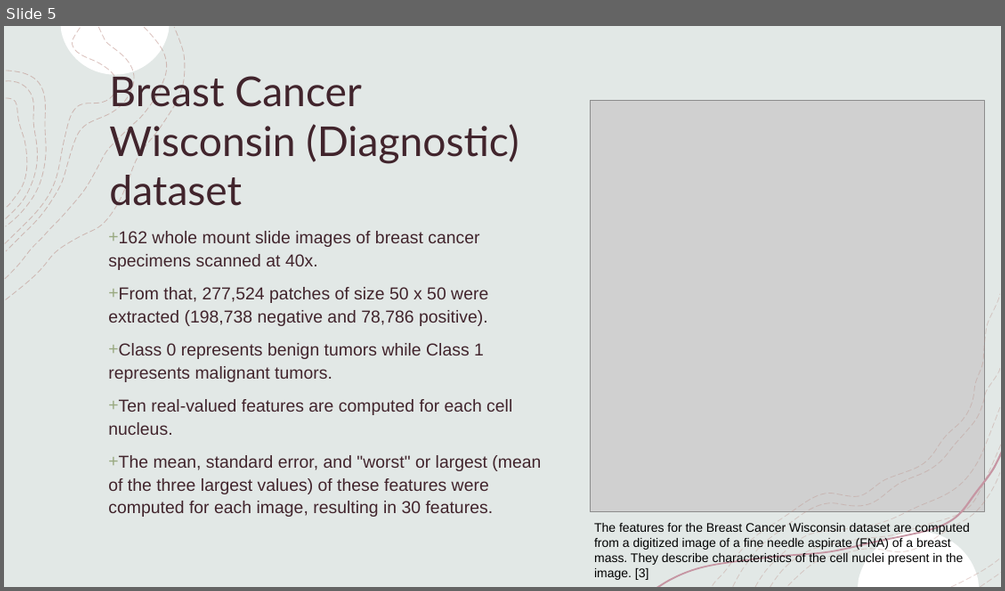
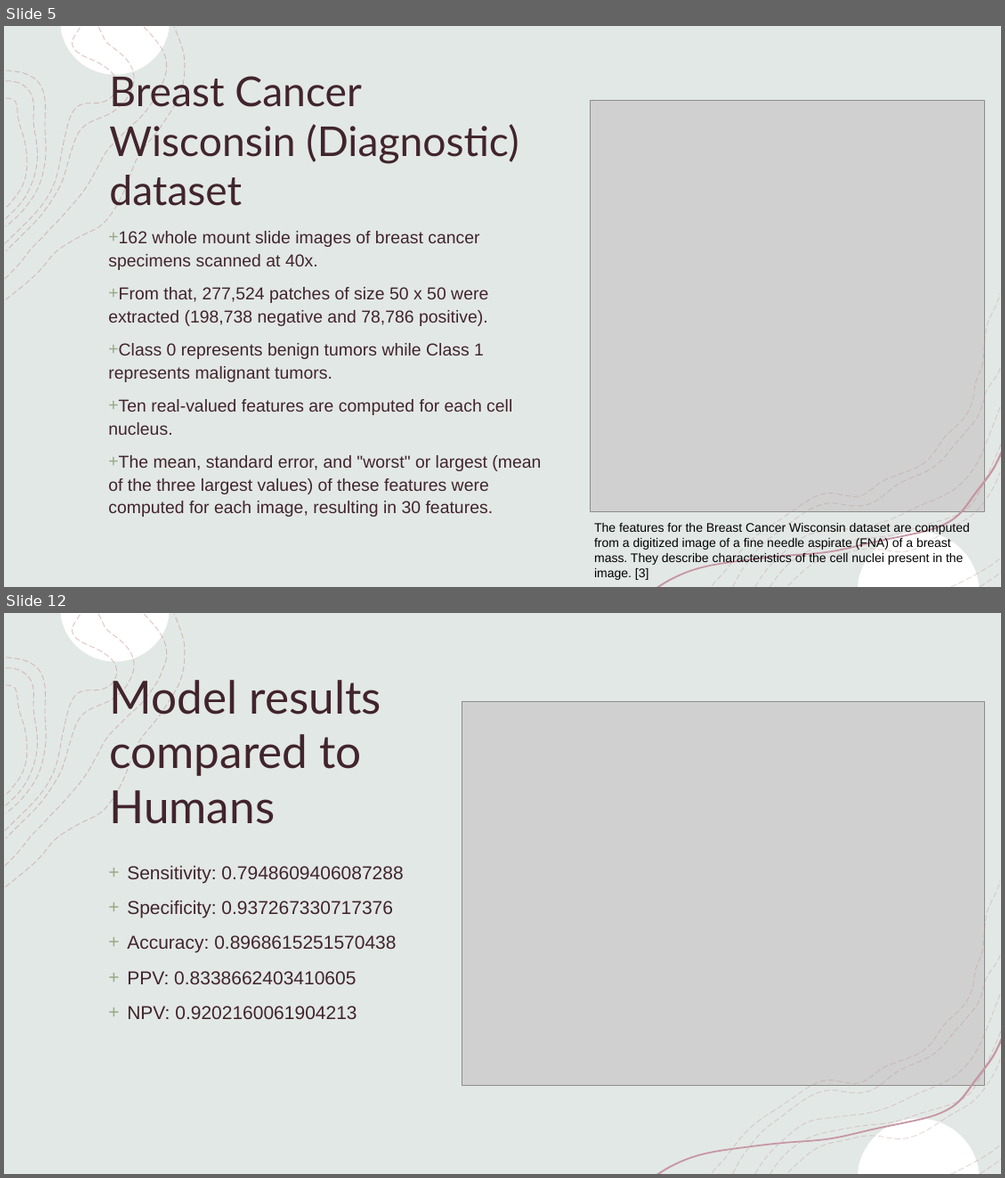
Before and after one commit to dkinneyBU/DSC680, a slide deck: Assignments/Week12/DKinney-Project 3 Presentation.pptx. Shown one above the other, each under a label of ours: slide 5 before the commit, slides 5 and 12 after it; the slides between them are not shown. The pictures are 1005x591 and 1005x1178 pixels, drawn with LibreOffice and Linux fonts; fonts in the diff are those of the drawing; grey boxes stand for pictures. Boxes give left, top, right and bottom in pixels: in the first picture for what was removed or moved away, otherwise in the second. Text is boxed around its words. In the diff, an @@ line names an element or a change of style, - is before the commit and + after.

```diff
--- a/Assignments/Week12/DKinney-Project 3 Presentation.pptx
+++ b/Assignments/Week12/DKinney-Project 3 Presentation.pptx
@@ slide 12 added at (x1=4, y1=613, x2=1001, y2=1174), background #FFFFFF; not listed: 8 template elements that a slide beside it also shows @@
@@ rectangle added at (x1=4, y1=613, x2=1001, y2=1174), fill #FFFFFF, outline #F2F2F2 1 pt @@
@@ rectangle added at (x1=4, y1=613, x2=1001, y2=1174), fill #E2E8E6 @@
@@ freeform shape added at (x1=5, y1=615, x2=166, y2=866), outline #BA887F 0.75 pt dashed @@
@@ freeform shape added at (x1=5, y1=615, x2=117, y2=831), outline #BA887F 0.75 pt dashed @@
@@ freeform shape added at (x1=5, y1=668, x2=37, y2=807), outline #BA887F 0.75 pt dashed @@
@@ group added at (x1=5, y1=613, x2=185, y2=887): 8 freeform shapes @@
@@ title added at (x1=109, y1=674, x2=381, y2=824), 44 pt, text #41242C @@
+Model results compared to Humans
@@ picture added at (x1=462, y1=701, x2=985, y2=1085) @@
@@ text added at (x1=127, y1=865, x2=403, y2=1019), 18 pt, text #41242C @@
++ Sensitivity: 0.7948609406087288
++ Specificity: 0.937267330717376
++ Accuracy: 0.8968615251570438
++ PPV: 0.8338662403410605
++ NPV: 0.9202160061904213
@@ group added at (x1=728, y1=956, x2=997, y2=1174): 5 freeform shapes @@
@@ freeform shape added at (x1=656, y1=1038, x2=1001, y2=1174), fill #C696A3 @@
@@ group added at (x1=657, y1=881, x2=1001, y2=1174): 9 freeform shapes @@
@@ freeform shape added at (x1=858, y1=1118, x2=979, y2=1173), fill #FFFFFF @@
```
Also in this commit, not shown: 2 slides changed, 11 other slides added, 1 other file.
